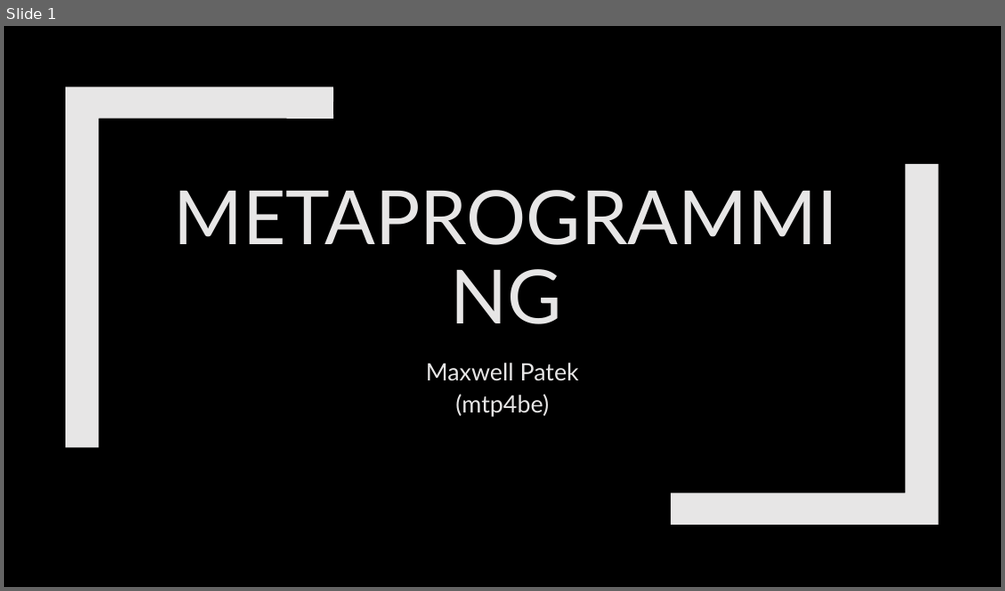
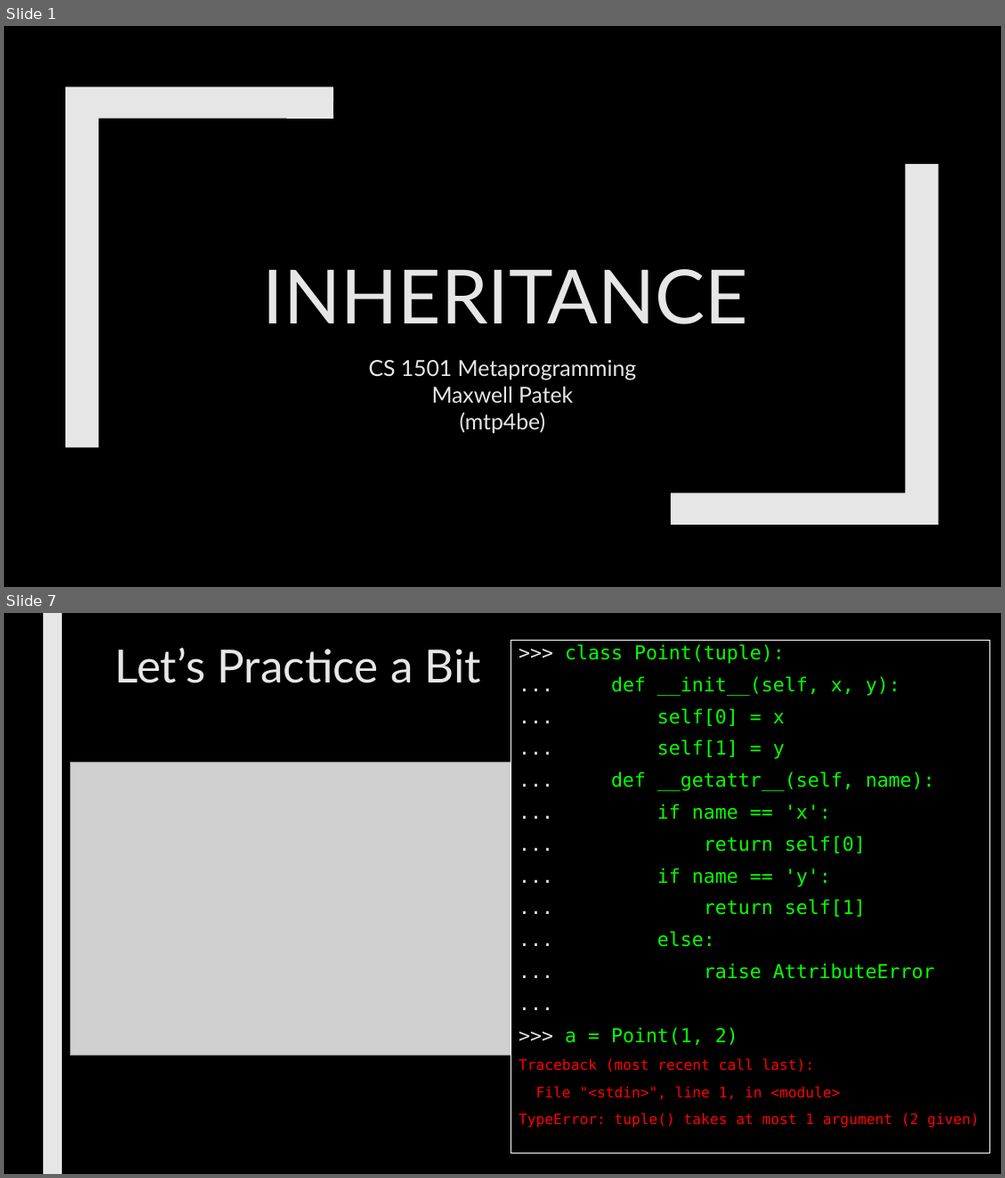
Before and after one commit to max7patek/metaprogramming, a slide deck: slides/01-PythonInheritance.pptx. Shown one above the other, each under a label of ours: slide 1 before the commit, slides 1 and 7 after it; the slides between them are not shown. The pictures are 1005x591 and 1005x1178 pixels, drawn with LibreOffice and Linux fonts; fonts in the diff are those of the drawing; grey boxes stand for pictures. Boxes give left, top, right and bottom in pixels: in the first picture for what was removed or moved away, otherwise in the second. Text is boxed around its words. In the diff, an @@ line names an element or a change of style, - is before the commit and + after.

Commit message:
started inheritance slide set

```diff
--- a/slides/01-PythonInheritance.pptx
+++ b/slides/01-PythonInheritance.pptx
@@ slide 7 added at box(4, 613, 1001, 1174), background #000000 @@
@@ rectangle added at box(43, 613, 62, 1174), fill #E7E6E6 @@
@@ title added at box(115, 648, 481, 683), 44 pt, text #E7E6E6 @@
+Let’s Practice a Bit
@@ rectangle added at box(511, 641, 989, 1153), outline #FFFFFF 0.75 pt, 18.5 pt, text #05FF00 @@
+>>> class Point(tuple):
+... def __init__(self, x, y):
+... self[0] = x
+... self[1] = y
+... def __getattr__(self, name):
+... if name == 'x':
+... return self[0]
+... if name == 'y':
+... return self[1]
+... else:
+... raise AttributeError
+...
+>>> a = Point(1, 2)
+Traceback (most recent call last):
+File "<stdin>", line 1, in <module>
+TypeError: tuple() takes at most 1 argument (2 given)
@@ picture added at box(70, 762, 511, 1055) @@
@@ slide 1 changed as well @@
@@ title at box(263, 269, 748, 324): text changed @@
-METAPROGRAMMING
+INHERITANCE
@@ subtitle at box(369, 360, 637, 380): paragraph added @@
+CS 1501 Metaprogramming
@@ subtitle at box(432, 386, 573, 434): size 23 to 21.3 pt in "Maxwell Patek", "(mtp4be)"; line spacing 1.12 to 1.02 @@
```
Also in this commit, not shown: 9 other slides added, 16 slides removed.
